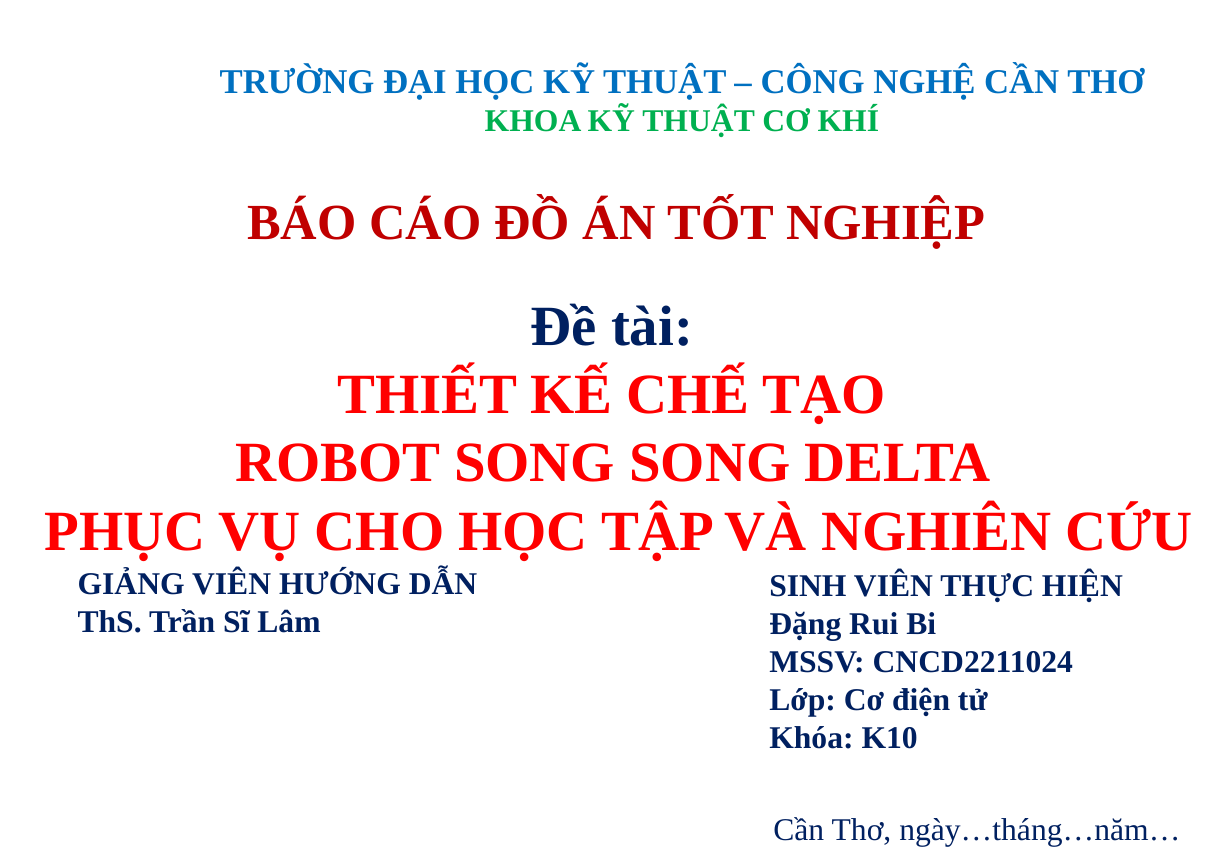
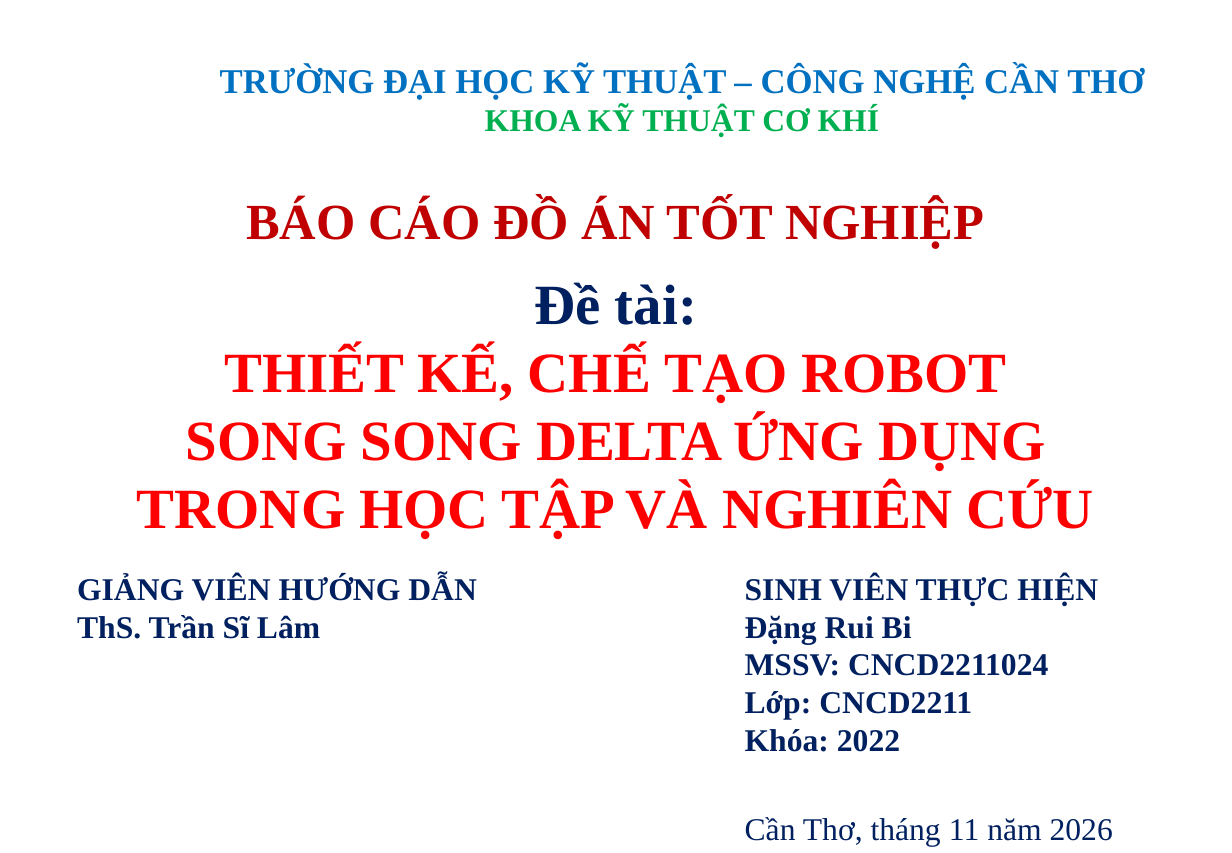
Before and after one commit to ruibi2204/Do_an_Delta.Robot_Dang_Rui_Bi, a slide deck: slide 1 of Thuyết minh _ Trình bày/Trình bày.pptx. Drawn at 1232x853 pixels with LibreOffice and Linux fonts; fonts in the diff are those of the drawing; background and template pictures are left out. Boxes give left, top, right and bottom in pixels: in the first picture for what was removed or moved away, otherwise in the second. Text is boxed around its words. In the diff, an @@ line names an element or a change of style, - is before the commit and + after.

Commit message:
Update robot configs, vision modules, CSV window, build scripts, design files, and thesis documents

```diff
--- a/Thuyết minh _ Trình bày/Trình bày.pptx
+++ b/Thuyết minh _ Trình bày/Trình bày.pptx
@@ text "Đề tài:": place and size @@
-text "Đề tài:" at (44,303,1193,560)
+text "Đề tài:" at (137,282,1094,539)
@@ text at (137,348,1094,539): text changed @@
-THIẾT KẾ CHẾ TẠO
-ROBOT SONG SONG DELTA
-PHỤC VỤ CHO HỌC TẬP VÀ NGHIÊN CỨU
+THIẾT KẾ, CHẾ TẠO ROBOT
+SONG SONG DELTA ỨNG DỤNG
+TRONG HỌC TẬP VÀ NGHIÊN CỨU
@@ text "GIẢNG VIÊN HƯỚNG DẪN": place and size @@
-text "GIẢNG VIÊN HƯỚNG DẪN" at (78,570,477,633)
+text "GIẢNG VIÊN HƯỚNG DẪN" at (77,575,476,639)
@@ text "SINH VIÊN THỰC HIỆN": place and size @@
-text "SINH VIÊN THỰC HIỆN" at (769,571,1123,749)
+text "SINH VIÊN THỰC HIỆN" at (745,575,1098,752)
@@ text at (745,691,972,752): text changed @@
-Lớp: Cơ điện tử
-Khóa: K10
+Lớp: CNCD2211
+Khóa: 2022
@@ text at (745,817,1113,846): text changed @@
-Cần Thơ, ngày…tháng…năm…
+Cần Thơ, tháng 11 năm 2026
```
Also in this commit, not shown: 1 other slide changed, 23 slides added, 10 slides removed, 13 other files.
